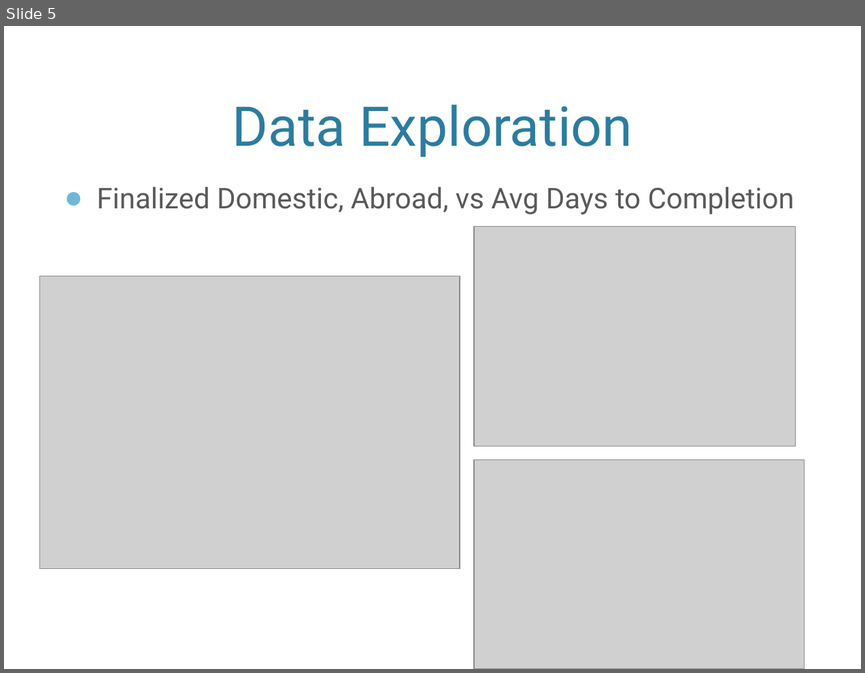
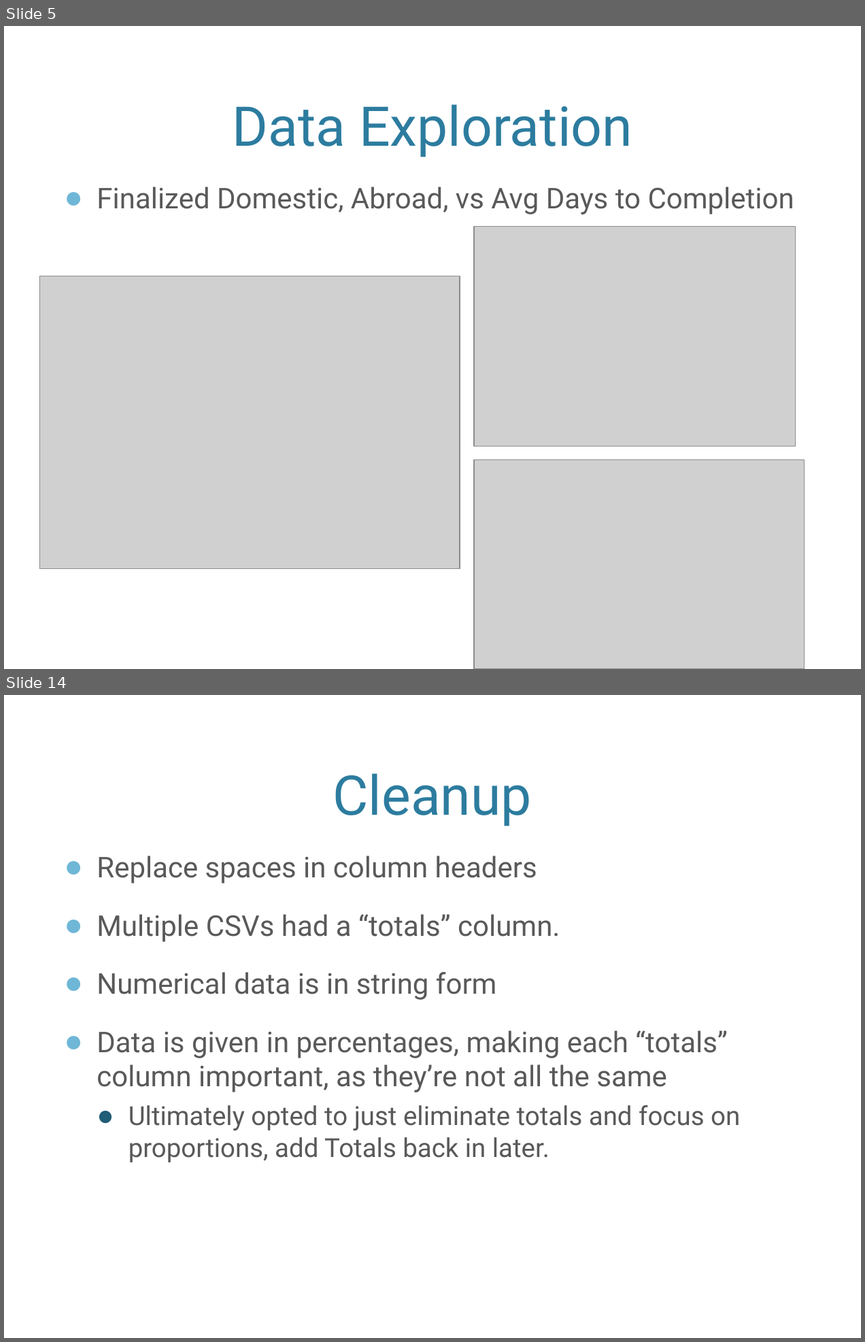
Before and after one commit to mgreese/Dat6-students, a slide deck: reese/Adoption_Presentation.pptx. Shown one above the other, each under a label of ours: slide 5 before the commit, slides 5 and 14 after it; the slides between them are not shown. The pictures are 865x673 and 865x1342 pixels, drawn with LibreOffice and Linux fonts; fonts in the diff are those of the drawing; grey boxes stand for pictures; background and template pictures are left out. Boxes give left, top, right and bottom in pixels: in the first picture for what was removed or moved away, otherwise in the second. Text is boxed around its words. In the diff, an @@ line names an element or a change of style, - is before the commit and + after.

```diff
--- a/reese/Adoption_Presentation.pptx
+++ b/reese/Adoption_Presentation.pptx
@@ slide 14 added at box(4, 695, 861, 1338), background picture (left out) @@
@@ title added at box(333, 773, 532, 826), 46 pt, text #2C7C9F @@
+Cleanup
@@ text added at box(96, 855, 740, 1162), 24 pt, text #595959 @@
+● Replace spaces in column headers
+● Multiple CSVs had a “totals” column.
+● Numerical data is in string form
+● Data is given in percentages, making each “totals” column important, as they’re not all the same
+  ● Ultimately opted to just eliminate totals and focus on proportions, add Totals back in later.
```
Also in this commit, not shown: 2 slides changed, 10 other slides added, 1 other file.
